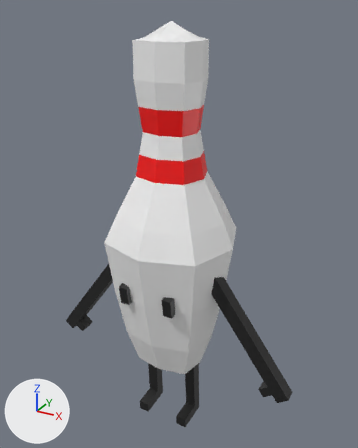
The FBX model Assets/Meshes/bowlPinPerson.fbx as it was, and as the next commit left it.
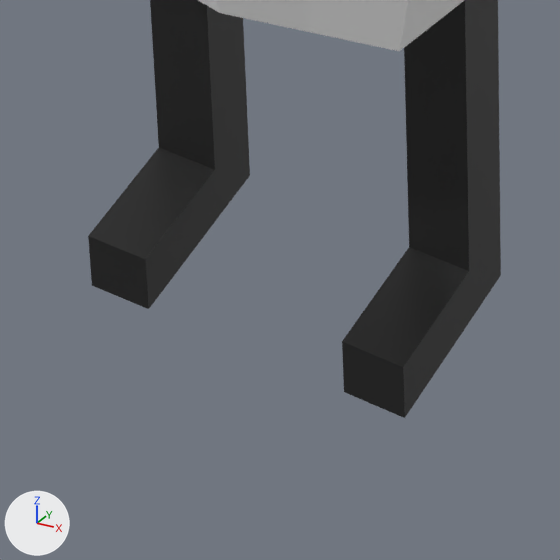
Old and new are each drawn whole from a 50 mm camera at (0.852, -1.497, 1.631) aimed at (0.007, 0.038, 0.863) and again close up on the part from 35% to 58% of the width and 82% to 100% of the height. Every picture has the same lights, and +X, +Y and +Z are marked at lower left. Where no turn or scale is listed for an object, it has been applied to the vertices.

Names of what the first close-up shows: 'LegLeft', 'LegRight', 'body'.
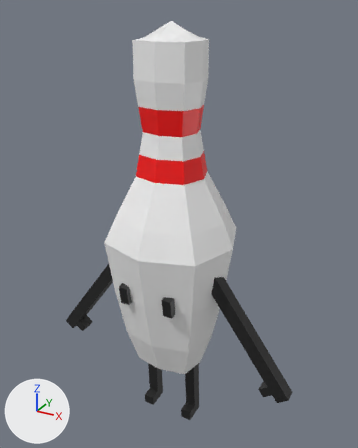
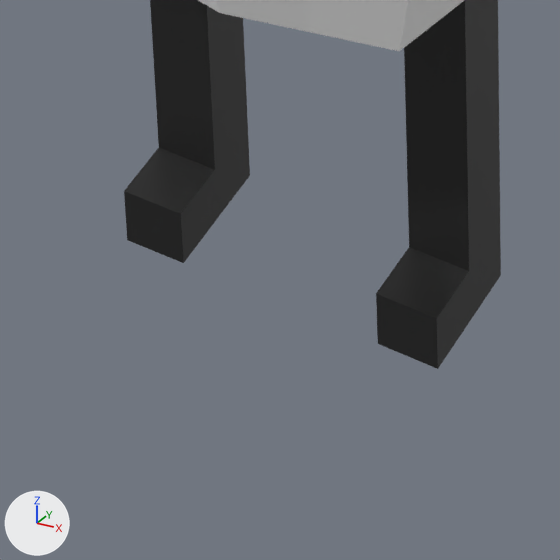
Pixel boxes (x1, y1, x2, y2) of what changed, in the close-ups (560 x 560 px):
'LegLeft', reshaped
    before: (342, 0, 501, 418)
    after: (376, 0, 501, 369)
'LegRight', reshaped
    before: (88, 0, 250, 309)
    after: (124, 0, 250, 263)
part 1 of me_cube_004, cut back
    before: (342, 294, 438, 418)
    after: (376, 294, 438, 369)
part 2 of me_cube_002, cut back
    before: (88, 191, 183, 309)
    after: (124, 191, 183, 263)

The change, as a list of edits to the scene's bpy script:
```text
Change me_cube_004:
    used by ob_legleft; location = (0.0, 0.0, -0.0215)
    remove me_cube_004.from_pydata(...)  # 86 vertices, 84 faces; spans x 0.07..0.114, y -0.101..0.029, z 0.022..0.368
    add me_cube_004.from_pydata(...)  # 80 vertices, 77 faces; spans x 0.07..0.114, y -0.058..0.029, z 0.024..0.368
    me_cube_004 part 1
    6 vertices are removed from x 0.071..0.113, y -0.101..-0.099, z 0.022..0.065
    8 faces are deleted
    1 new face joins them
Change me_cube_002:
    used by ob_legright; location = (0.0, 0.0, -0.0215)
    remove me_cube_002.from_pydata(...)  # 86 vertices, 84 faces; spans x -0.114..-0.07, y -0.101..0.029, z 0.022..0.368
    add me_cube_002.from_pydata(...)  # 80 vertices, 77 faces; spans x -0.114..-0.07, y -0.058..0.029, z 0.024..0.368
    me_cube_002 part 2
    6 vertices are removed from x -0.113..-0.071, y -0.101..-0.099, z 0.022..0.065
    8 faces are deleted
    1 new face joins them
```
